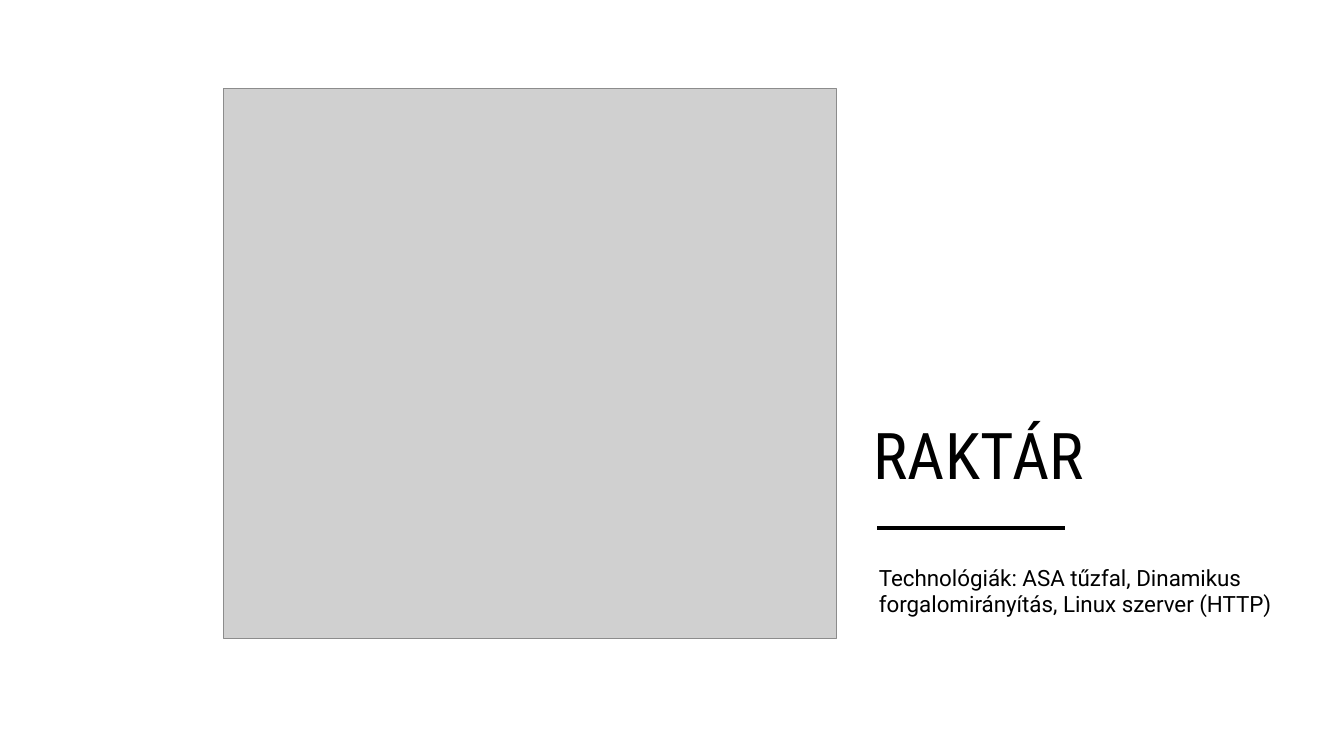
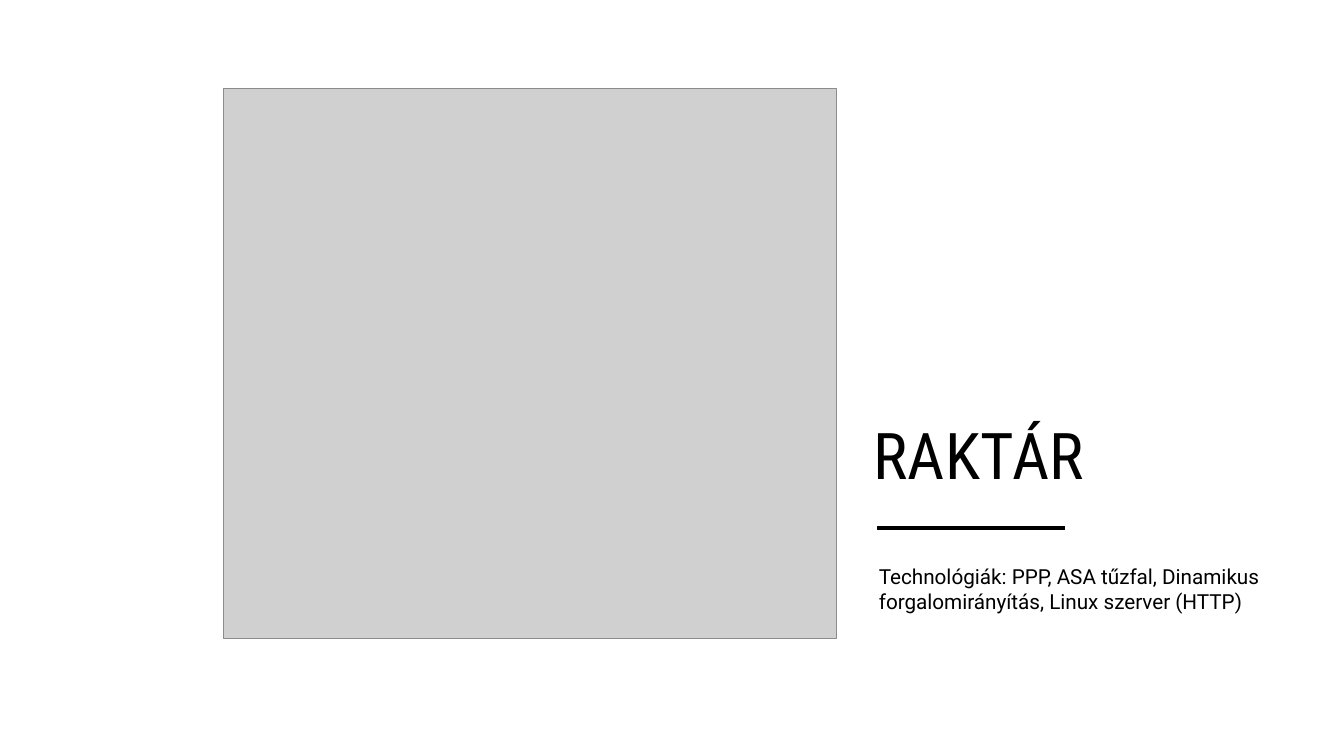
Before and after one commit to Gabor08/QuantumLink, a slide deck: slide 7 of QuantumLink_Bemutató.pptx. Drawn at 1344x756 pixels with LibreOffice and Linux fonts; fonts in the diff are those of the drawing; grey boxes stand for pictures. Boxes give left, top, right and bottom in pixels: in the first picture for what was removed or moved away, otherwise in the second. Text is boxed around its words. In the diff, an @@ line names an element or a change of style, - is before the commit and + after.

```diff
--- a/QuantumLink_Bemutató.pptx
+++ b/QuantumLink_Bemutató.pptx
@@ text at [879, 568, 1259, 614]: text changed; size 16 to 14.8 pt @@
-Technológiák: ASA tűzfal, Dinamikus forgalomirányítás, Linux szerver (HTTP)
+Technológiák: PPP, ASA tűzfal, Dinamikus forgalomirányítás, Linux szerver (HTTP)
```
Also in this commit, not shown: 3 other slides changed.
